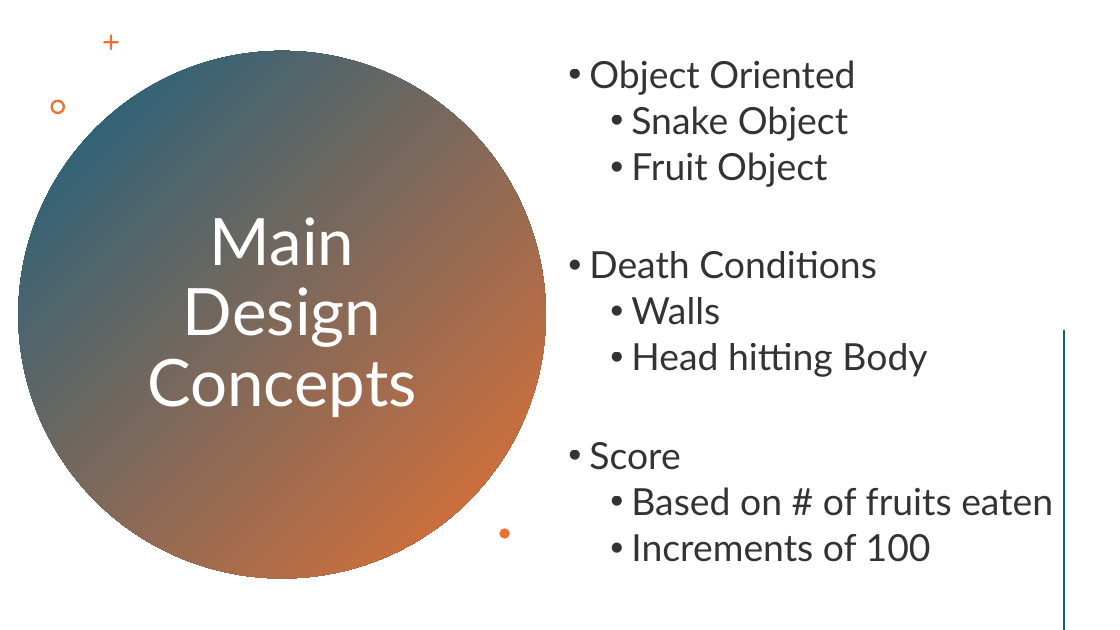
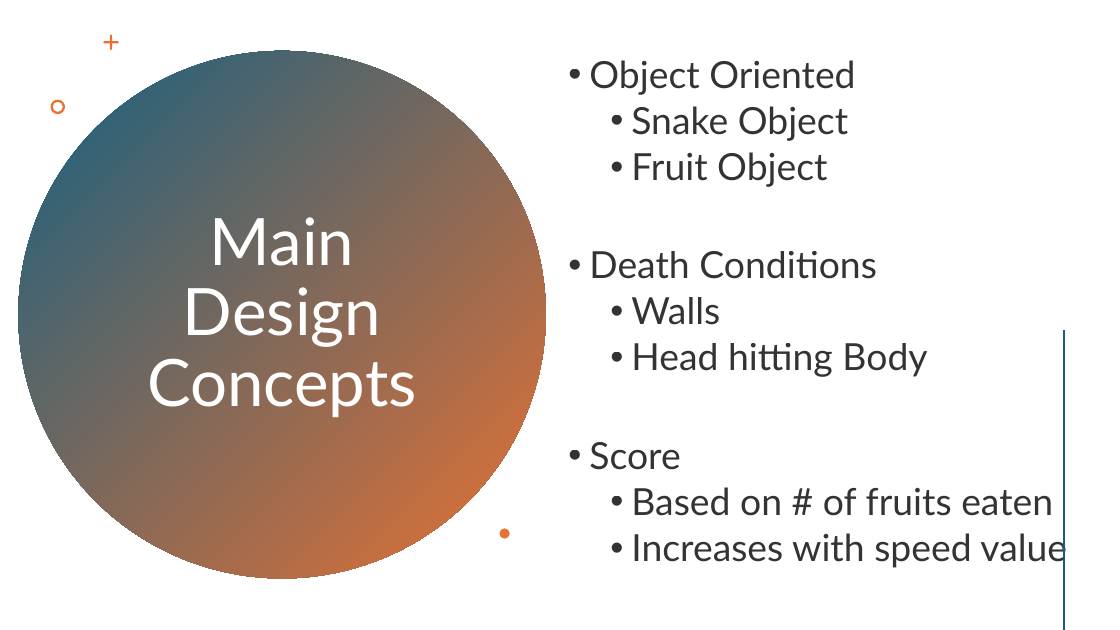
Before and after one commit to StrwbrryCream/PythonProject, a slide deck: slide 2 of CS3080_Project_Presentation.pptx. Drawn at 1120x630 pixels with LibreOffice and Linux fonts; fonts in the diff are those of the drawing. Boxes give left, top, right and bottom in pixels: in the first picture for what was removed or moved away, otherwise in the second. Text is boxed around its words. In the diff, an @@ line names an element or a change of style, - is before the commit and + after.

```diff
--- a/CS3080_Project_Presentation.pptx
+++ b/CS3080_Project_Presentation.pptx
@@ text at (631, 529, 1067, 569): text changed @@
-  • Increments of 100
+  • Increases with speed value
```
Also in this commit, not shown: 4 other slides changed, 2 slides added, 3 other files.
